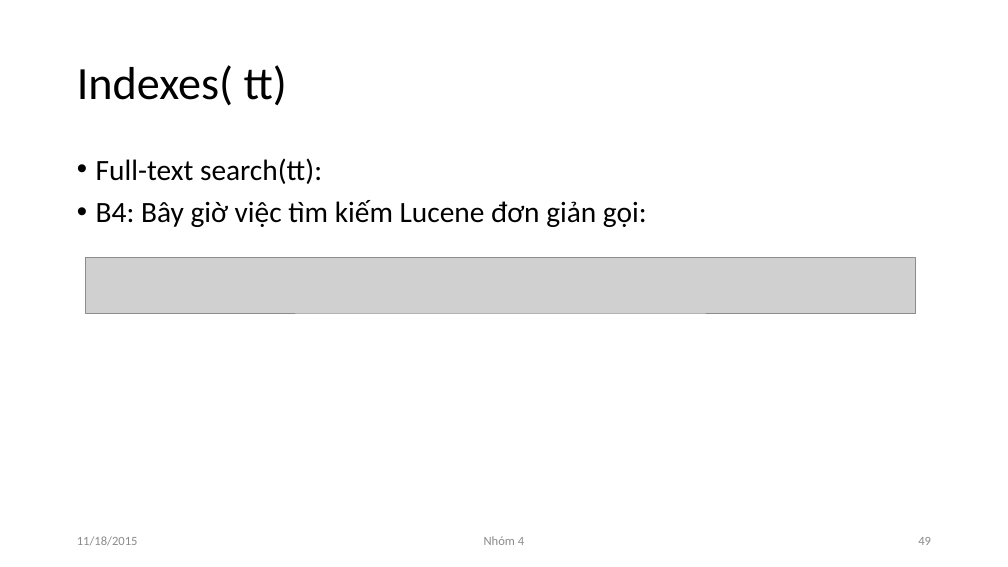
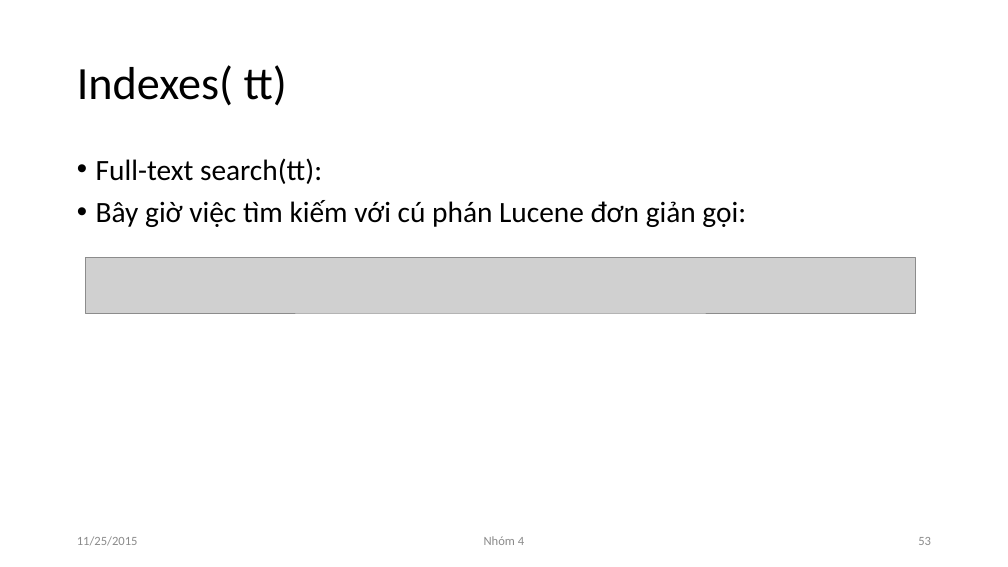
Before and after one commit to NguyenDucHoangLong/Group_4_HTTTHD, a slide deck: slide 53 of Document/Seminar/Slide/N04_SlideThuyetTrinh.pptx (slide 49 before the commit). Drawn at 1008x567 pixels with LibreOffice and Linux fonts; fonts in the diff are those of the drawing; grey boxes stand for pictures. Boxes give left, top, right and bottom in pixels: in the first picture for what was removed or moved away, otherwise in the second. Text is boxed around its words. In the diff, an @@ line names an element or a change of style, - is before the commit and + after.

```diff
--- a/Document/Seminar/Slide/N04_SlideThuyetTrinh.pptx
+++ b/Document/Seminar/Slide/N04_SlideThuyetTrinh.pptx
@@ text at (x1=96, y1=200, x2=746, y2=227): text changed @@
-• B4: Bây giờ việc tìm kiếm Lucene đơn giản gọi:
+• Bây giờ việc tìm kiếm với cú phán Lucene đơn giản gọi:
@@ text at (x1=77, y1=536, x2=138, y2=546): text changed @@
-11/18/2015
+11/25/2015
@@ page number at (x1=918, y1=537, x2=931, y2=545): text changed @@
-49
+53
```
Also in this commit, not shown: 72 other slides changed, 6 slides added, 7 slides removed, 1 other file.
